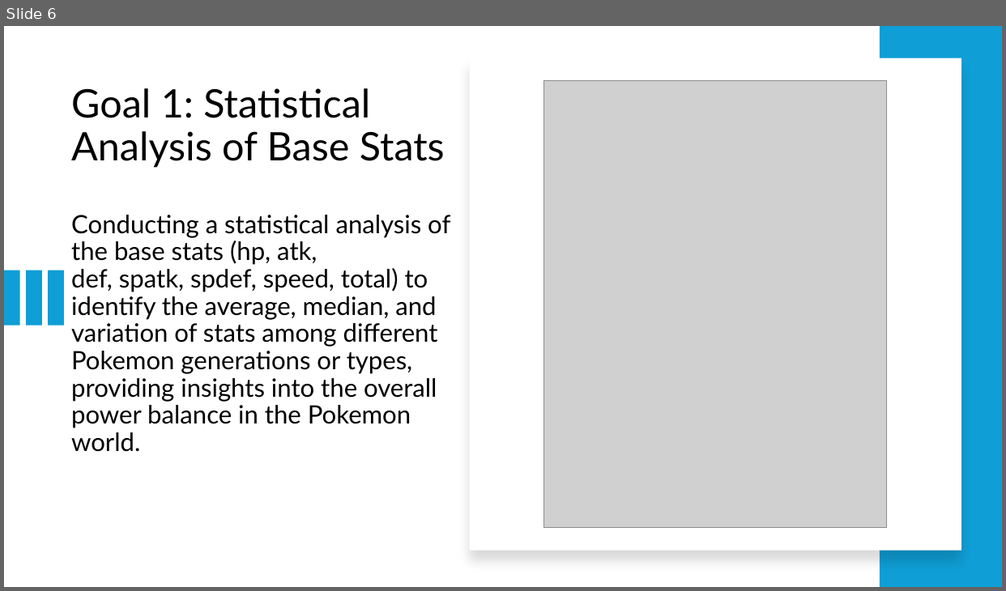
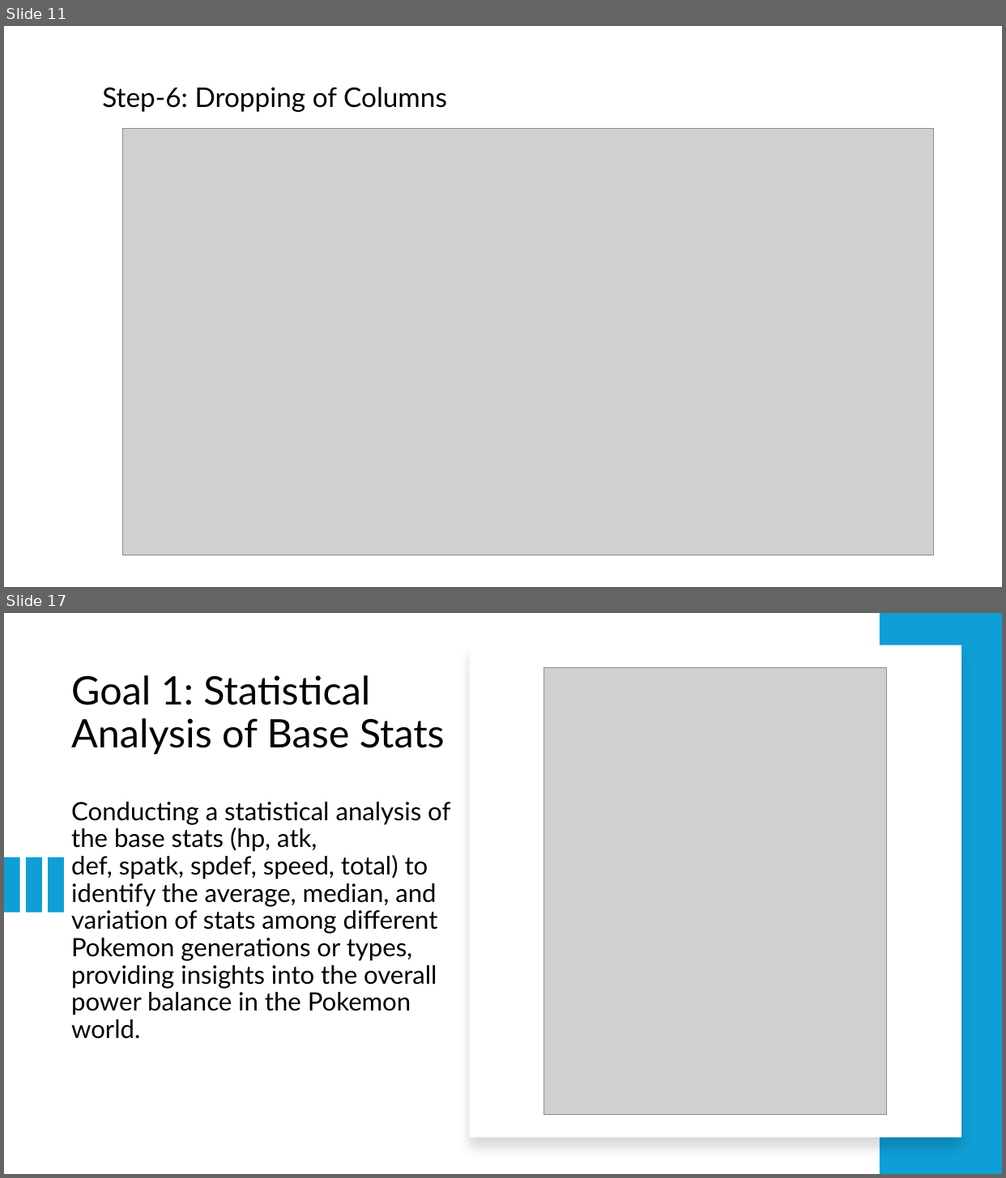
Before and after one commit to ManasaAkula/DataWizards_BigdataProject, a slide deck: Data Wizards.pptx. Shown one above the other, each under a label of ours: slide 6 before the commit, slides 11 and 17 after it; the slides between them are not shown. The pictures are 1006x591 and 1006x1178 pixels, drawn with LibreOffice and Linux fonts; fonts in the diff are those of the drawing; grey boxes stand for pictures. Boxes give left, top, right and bottom in pixels: in the first picture for what was removed or moved away, otherwise in the second. Text is boxed around its words. In the diff, an @@ line names an element or a change of style, - is before the commit and + after.

```diff
--- a/Data Wizards.pptx
+++ b/Data Wizards.pptx
@@ slide 11 added at <box>4,26,1002,587</box>, background #FFFFFF @@
@@ text added at <box>102,87,447,112</box>, 26 pt, text #000000 @@
+Step-6: Dropping of Columns
@@ picture added at <box>122,129,933,555</box> @@
@@ what was slide 6 is now slide 17 @@
```
Also in this commit, not shown: 1 slide changed, 10 other slides added.
